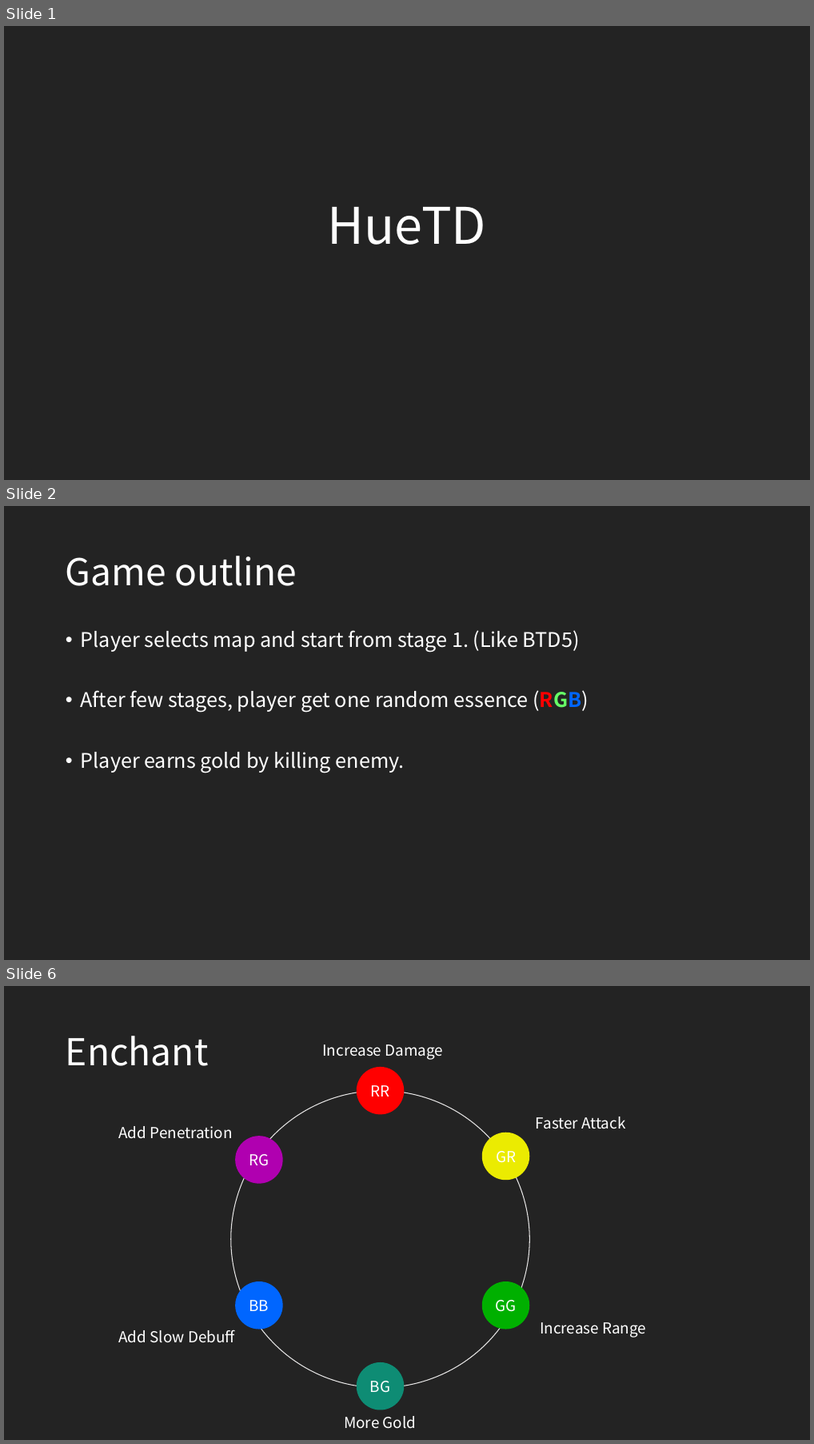
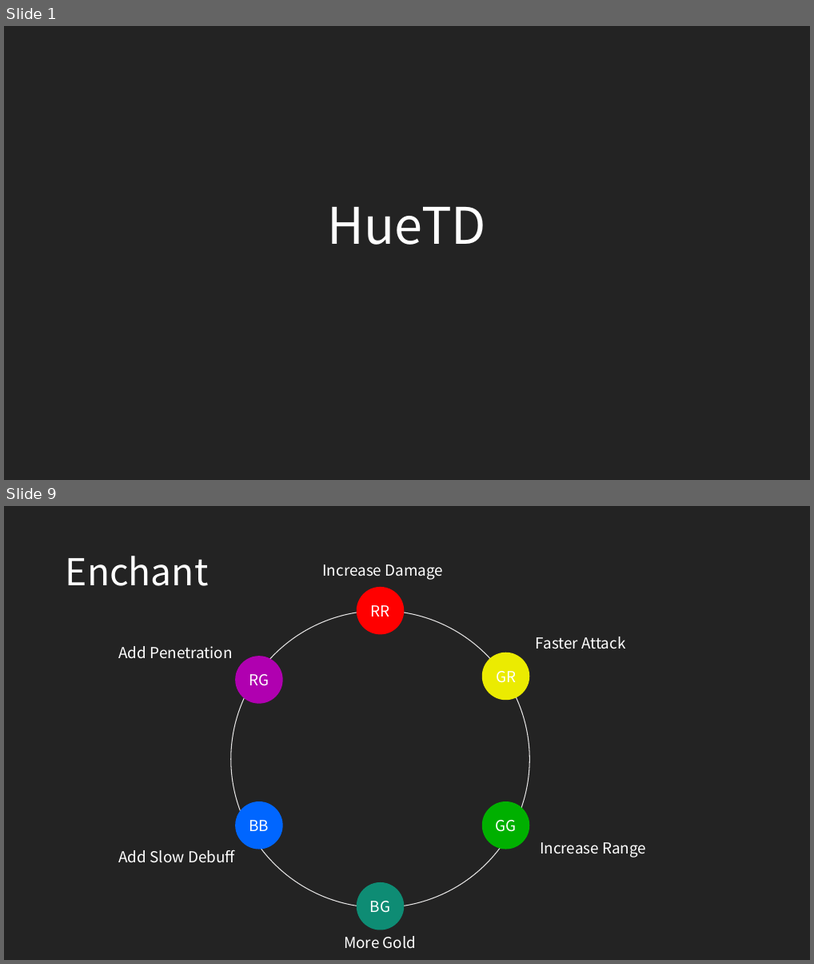
Before and after one commit to ryanking13/dye-td, a slide deck: concepts/HueTD_MainConcepts.pptx. Shown one above the other, each under a label of ours: slides 1, 2 and 6 before the commit, slides 1 and 9 after it; the slides between them are not shown. The pictures are 814x1444 and 814x964 pixels, drawn with LibreOffice and Linux fonts; fonts in the diff are those of the drawing. Boxes give left, top, right and bottom in pixels: in the first picture for what was removed or moved away, otherwise in the second. Text is boxed around its words. In the diff, an @@ line names an element or a change of style, - is before the commit and + after.

```diff
--- a/concepts/HueTD_MainConcepts.pptx
+++ b/concepts/HueTD_MainConcepts.pptx
@@ slide 2 removed at (4, 506, 810, 960), background #232323 @@
@@ title removed at (66, 556, 297, 586) @@
-Game outline
@@ text removed at (81, 630, 588, 773) @@
-• Player selects map and start from stage 1. (Like BTD5)
-• After few stages, player get one random essence (RGB)
-• Player earns gold by killing enemy.
@@ what was slide 6 is now slide 9 @@
```
Also in this commit, not shown: 3 slides changed, 5 slides added.
